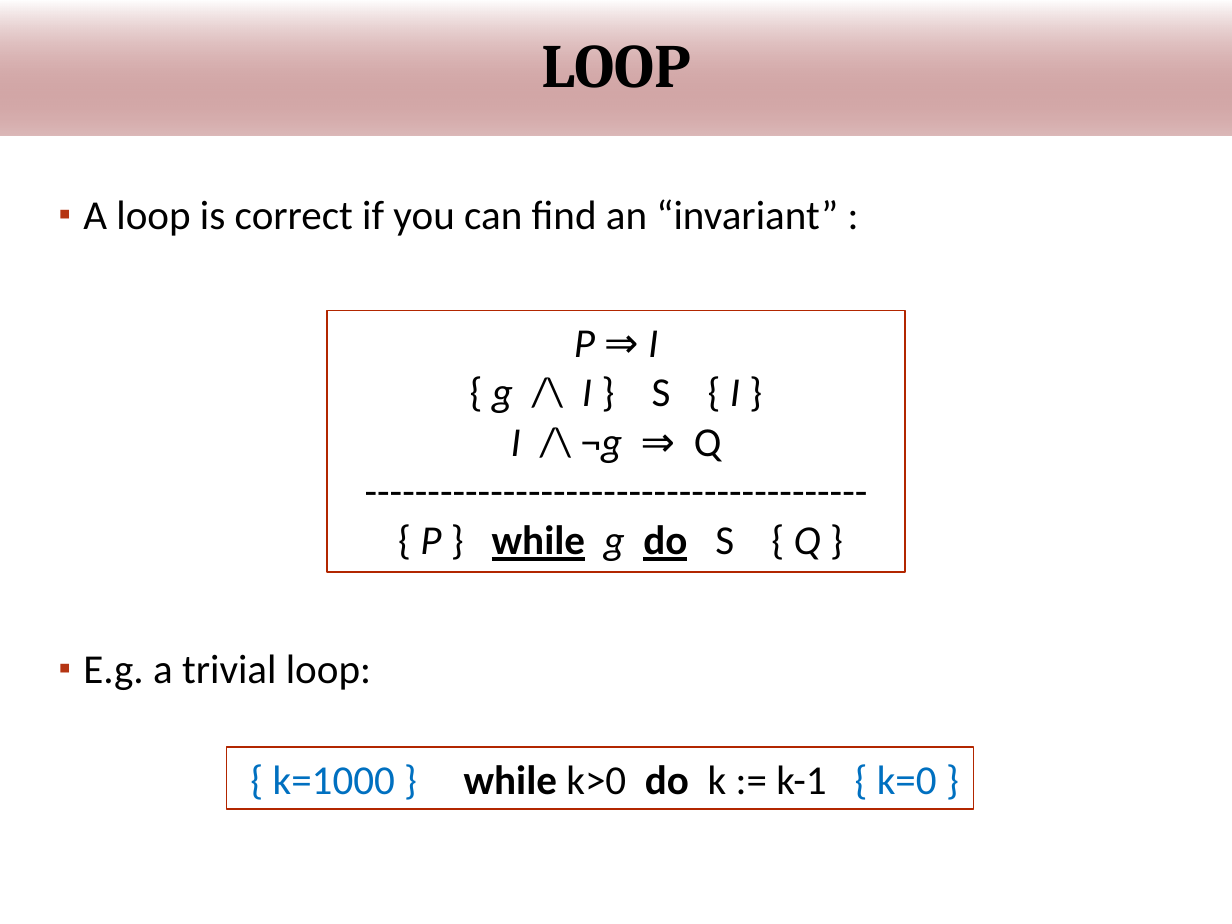
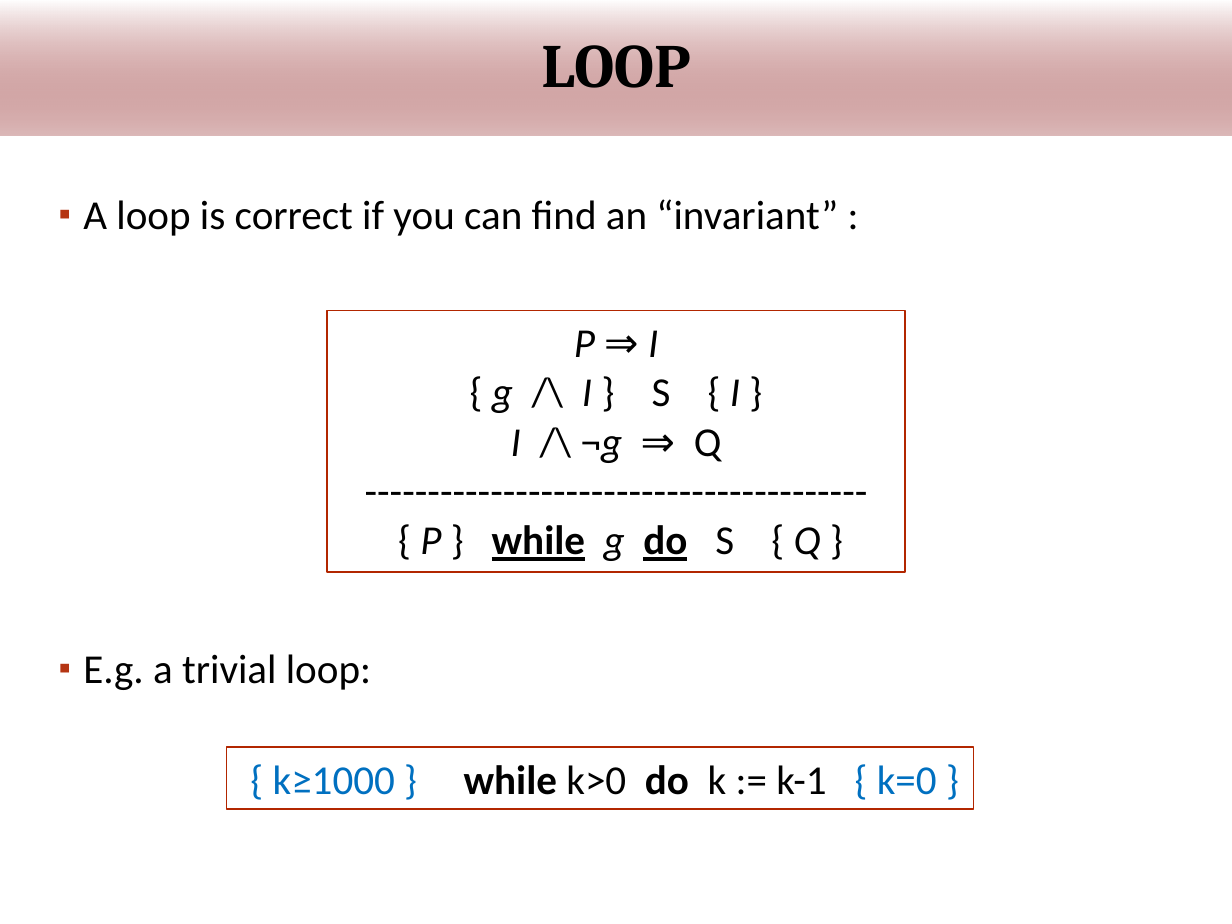
Before and after one commit to wooshrow/infopv, a slide deck: slide 7 of slides/PV_hoare.pptx. Drawn at 1232x924 pixels with LibreOffice and Linux fonts; fonts in the diff are those of the drawing; background and template pictures are left out. Boxes give left, top, right and bottom in pixels: in the first picture for what was removed or moved away, otherwise in the second. Text is boxed around its words. In the diff, an @@ line names an element or a change of style, - is before the commit and + after.

```diff
--- a/slides/PV_hoare.pptx
+++ b/slides/PV_hoare.pptx
@@ text in rectangle at [273,765,937,795]: text changed @@
-{ k=1000 } while k>0 do k := k-1 { k=0 }
+{ k≥1000 } while k>0 do k := k-1 { k=0 }
```
Also in this commit, not shown: 1 other slide changed, 1 other file.
